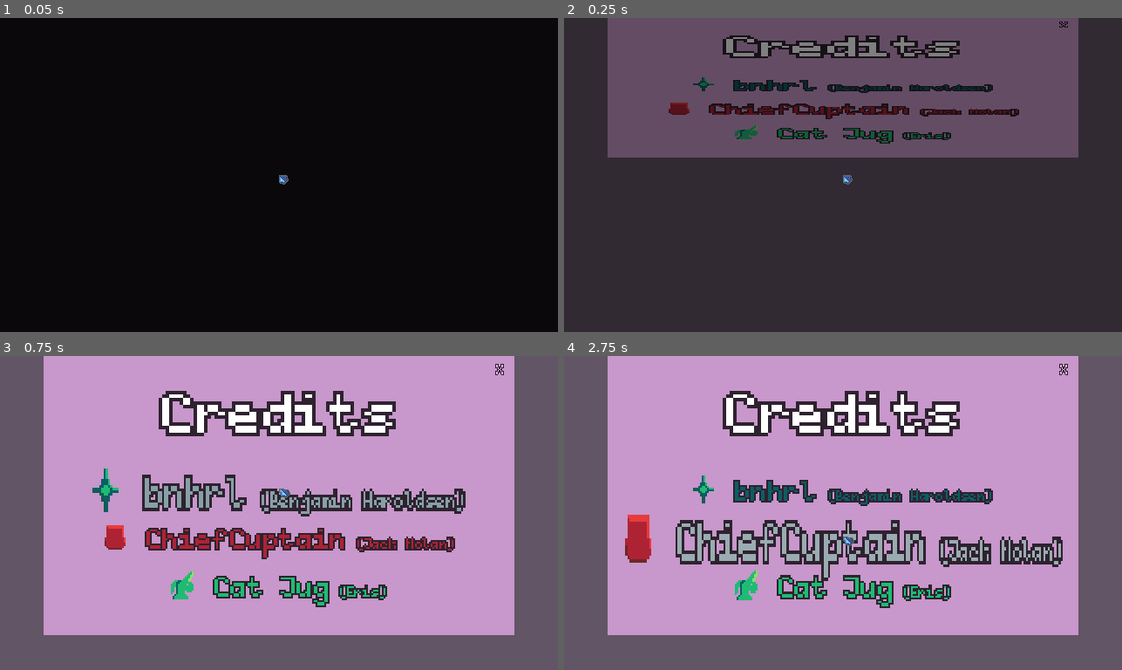
Above: before the commit, frames 1-4 (two rows, left to right).
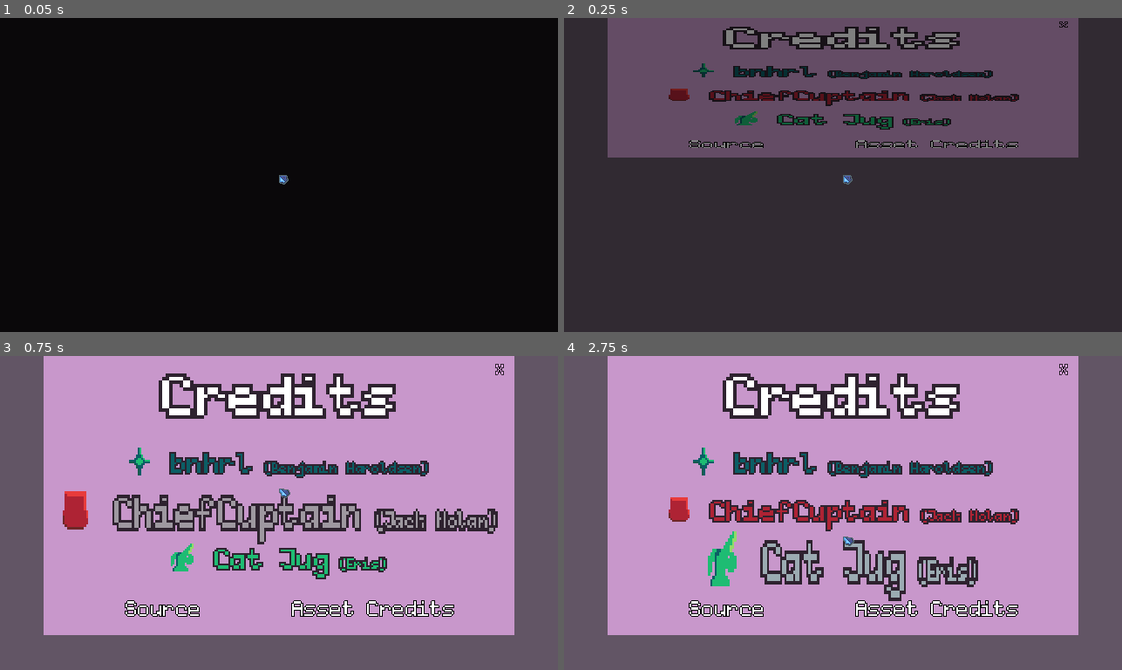
Above: after the commit, the same moments.

Repository: bnhrl/MomentumIsEverythingCountDown
Game: Godot game, scene res://Game/MainMenu/Credits/credits.tscn
The game is run twice, just before and just after one commit, with the same random seed, the same clock (stepped at 60 frames per second) and the same inputs. This scene is started directly instead of the project's main scene.
Inputs (mouse positions are in pixels of both pictures, inside the frame that each line leads up to):
- Up to frame 1 (0.05 s): no input
- Up to frame 2 (0.25 s): no input
- Up to frame 3 (0.75 s): move the mouse to (279, 487) at 0.52 s; hold D (right) from 0.53 s (still down); click (279, 487) at 0.6 s
- Up to frame 4 (2.75 s): move the mouse to (843, 585) at 1.27 s; release D (right) at 1.28 s; hold S (down) 1.28-2.03 s; click (843, 585) at 1.35 s; move the mouse to (843, 534) at 2.02 s; hold D (right) from 2.03 s (still down); click (843, 534) at 2.1 s

Frame 1 is identical in both runs. In frame 2, 9.1% of the frame differs, in the area x 18-82%, y 2-42%; in frame 3, 21%; in frame 4, 22%, in the area x 10-90%, y 5-84%.

Commit message:
Added Source & Asset Credits buttons, Level12's CountDown is now 15 seconds in Easy Mode

Diff:
--- /dev/null
+++ b/Game/Levels/Level12/level_12.gd
@@ -0,0 +1,9 @@
+@tool extends Level
+
+
+func _ready() -> void:
+	super._ready()
+	if Engine.is_editor_hint(): return
+
+	if PlayerManager.easy_mode:
+		$CountDownTimer.time = 15.0
--- a/Game/Levels/Level12/level_12.tscn
+++ b/Game/Levels/Level12/level_12.tscn
@@ -2,6 +2,7 @@
 
 [ext_resource type="PackedScene" uid="uid://co1sgdv2x4nyr" path="res://Game/Levels/_Base/level.tscn" id="1_7nrx8"]
 [ext_resource type="Shader" uid="uid://wu085sklw13i" path="res://Assets/Shaders/world_tiling_2d.gdshader" id="2_lhlo1"]
+[ext_resource type="Script" uid="uid://bwfalih6rmktt" path="res://Game/Levels/Level12/level_12.gd" id="2_qs011"]
 [ext_resource type="PackedScene" uid="uid://c2mrm5rc4nnir" path="res://Game/GrapplePoints/grapple_point.tscn" id="2_trggm"]
 [ext_resource type="Texture2D" uid="uid://bs8j4ds8qc7y4" path="res://Assets/Textures/background_3.png" id="3_0af5l"]
 [ext_resource type="PackedScene" uid="uid://b4ofsy8drss" path="res://Game/CompletionZone/completion_zone.tscn" id="3_5d1uy"]
@@ -173,6 +174,7 @@
 shader_parameter/autoscroll = true
 
 [node name="Level12" unique_id=1414133645 instance=ExtResource("1_7nrx8")]
+script = ExtResource("2_qs011")
 
 [node name="Bounds" parent="." index="0" unique_id=1811867841]
 offset_left = -9998.0
--- a/Game/MainMenu/Credits/credits.gd
+++ b/Game/MainMenu/Credits/credits.gd
@@ -4,7 +4,7 @@
 func _ready() -> void:
 	buttons.shuffle()
 	for i in range(buttons.size()):
-		buttons[i].position.y = 124.0 + 55*i
+		buttons[i].position.y = 92.0 + 55*i
 	var tween := create_tween()
 	tween.tween_property(self, "scale:y", 1.0, 0.5).set_trans(Tween.TRANS_ELASTIC).from(0)
 
@@ -32,3 +32,10 @@
 
 func _on_btn_close_pressed() -> void:
 	close()
+
+
+func _on_btn_source_pressed() -> void:
+	OS.shell_open("https://github.com/bnhrl/MomentumIsEverythingCountDown")
+
+func _on_btn_asset_credits_pressed() -> void:
+	OS.shell_open("https://github.com/bnhrl/MomentumIsEverythingCountDown/blob/main/Assets/assets_credits.txt")
--- a/Game/MainMenu/Credits/credits.tscn
+++ b/Game/MainMenu/Credits/credits.tscn
@@ -20,25 +20,26 @@
 
 [node name="Title" type="RichTextLabel" parent="." unique_id=387886005]
 layout_mode = 0
+offset_top = -16.0
 offset_right = 135.0
-offset_bottom = 31.5
+offset_bottom = 10.0
 scale = Vector2(4, 4)
 mouse_filter = 2
 theme_override_colors/font_outline_color = Color(0.18039216, 0.13333334, 0.18431373, 1)
 theme_override_constants/outline_size = 4
 bbcode_enabled = true
 text = "Credits"
+scroll_active = false
 horizontal_alignment = 1
 vertical_alignment = 1
 
 [node name="BtnBnhrl" parent="." unique_id=1301211313 instance=ExtResource("1_fixii")]
 layout_mode = 0
-offset_top = 124.0
+offset_top = 92.0
 offset_right = 270.0
-offset_bottom = 151.5
+offset_bottom = 119.5
 scale = Vector2(2, 2)
 theme_override_colors/default_color = Color(0.043137256, 0.36862746, 0.39607844, 1)
-bbcode_enabled = true
 text = "[img]uid://cxsfj2ud8ou1d[/img] bnhrl[font_size=8] (Benjamin Haroldsen)"
 default_color = Color(0.043137256, 0.36862746, 0.39607844, 1)
 hover_color = Color(0.60784316, 0.67058825, 0.69803923, 1)
@@ -46,12 +47,11 @@
 
 [node name="BtnCatJug" parent="." unique_id=1360234817 instance=ExtResource("1_fixii")]
 layout_mode = 0
-offset_top = 179.0
+offset_top = 147.0
 offset_right = 270.0
-offset_bottom = 206.5
+offset_bottom = 174.5
 scale = Vector2(2, 2)
 theme_override_colors/default_color = Color(0.11764706, 0.7372549, 0.4509804, 1)
-bbcode_enabled = true
 text = "[img]uid://cnmn256wehj7b[/img] Cat Jug[font_size=8] (Eris)"
 default_color = Color(0.11764706, 0.7372549, 0.4509804, 1)
 hover_color = Color(0.60784316, 0.67058825, 0.69803923, 1)
@@ -59,12 +59,11 @@
 
 [node name="BtnCuptain" parent="." unique_id=1438333758 instance=ExtResource("1_fixii")]
 layout_mode = 0
-offset_top = 234.0
+offset_top = 202.0
 offset_right = 270.0
-offset_bottom = 261.5
+offset_bottom = 229.5
 scale = Vector2(2, 2)
 theme_override_colors/default_color = Color(0.68235296, 0.13725491, 0.20392157, 1)
-bbcode_enabled = true
 text = "[img]uid://mu38c2ikqdnk[/img] ChiefCuptain[font_size=8] (Jack Nolan)"
 default_color = Color(0.68235296, 0.13725491, 0.20392157, 1)
 hover_color = Color(0.60784316, 0.67058825, 0.69803923, 1)
@@ -80,7 +79,39 @@
 default_color = Color(0.91764706, 0.6784314, 0.92941177, 1)
 hover_size = Vector2(2, 2)
 
+[node name="BtnSource" parent="." unique_id=1543335770 instance=ExtResource("1_fixii")]
+layout_mode = 0
+offset_left = 89.0
+offset_top = 266.0
+offset_right = 185.0
+offset_bottom = 308.0
+theme_override_colors/default_color = Color(1, 1, 1, 1)
+theme_override_colors/font_outline_color = Color(0, 0, 0, 1)
+theme_override_font_sizes/normal_font_size = 24
+text = "Source"
+vertical_alignment = 0
+default_color = Color(1, 1, 1, 1)
+hover_color = Color(0.706441, 0.5381466, 1, 1)
+hover_size = Vector2(1.25, 1.6)
+
+[node name="BtnAssetCredits" parent="." unique_id=1009396177 instance=ExtResource("1_fixii")]
+layout_mode = 0
+offset_left = 281.0
+offset_top = 266.0
+offset_right = 477.0
+offset_bottom = 308.0
+theme_override_colors/default_color = Color(1, 1, 1, 1)
+theme_override_colors/font_outline_color = Color(0, 0, 0, 1)
+theme_override_font_sizes/normal_font_size = 24
+text = "Asset Credits"
+vertical_alignment = 0
+default_color = Color(1, 1, 1, 1)
+hover_color = Color(0.7456534, 1, 0.51885736, 1)
+hover_size = Vector2(1.25, 1.6)
+
 [connection signal="pressed" from="BtnBnhrl" to="." method="_on_btn_bnhrl_pressed"]
 [connection signal="pressed" from="BtnCatJug" to="." method="_on_btn_cat_jug_pressed"]
 [connection signal="pressed" from="BtnCuptain" to="." method="_on_btn_cuptain_pressed"]
 [connection signal="pressed" from="BtnClose" to="." method="_on_btn_close_pressed"]
+[connection signal="pressed" from="BtnSource" to="." method="_on_btn_source_pressed"]
+[connection signal="pressed" from="BtnAssetCredits" to="." method="_on_btn_asset_credits_pressed"]
Not shown, added: Game/Levels/Level12/level_12.gd.uid
Not shown: 5 places in Game/Levels/Level12/level_12.tscn that only renumber resources
